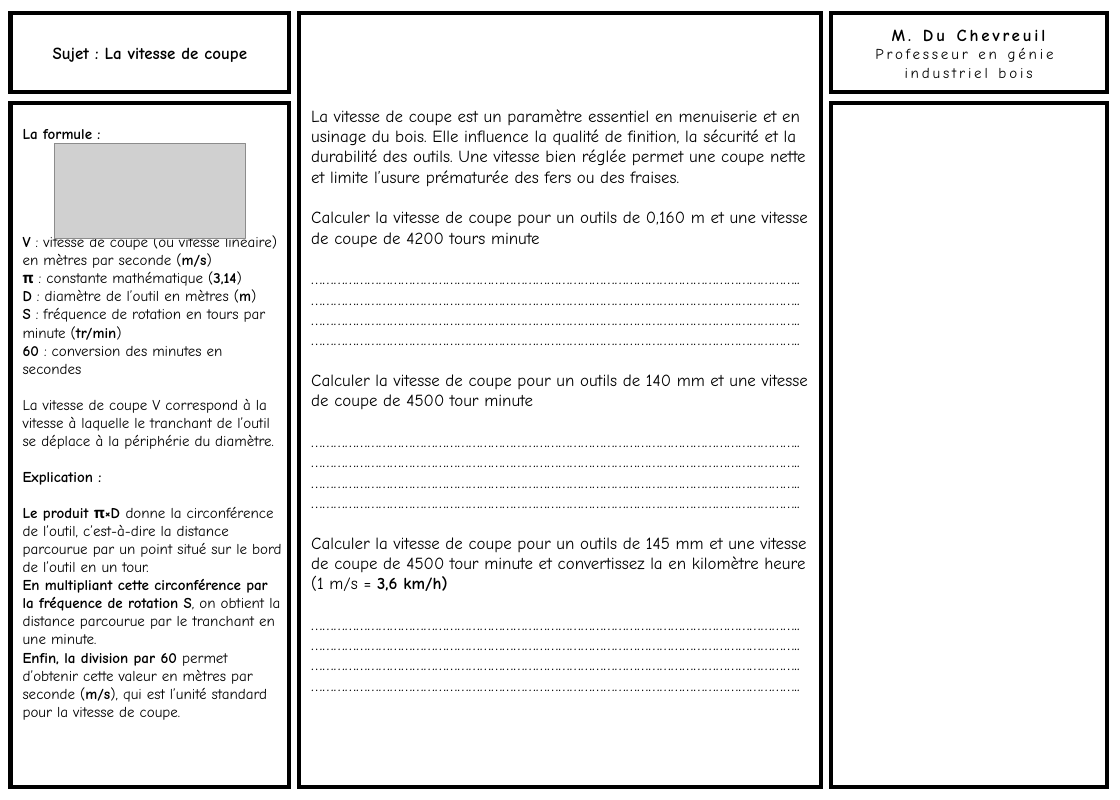
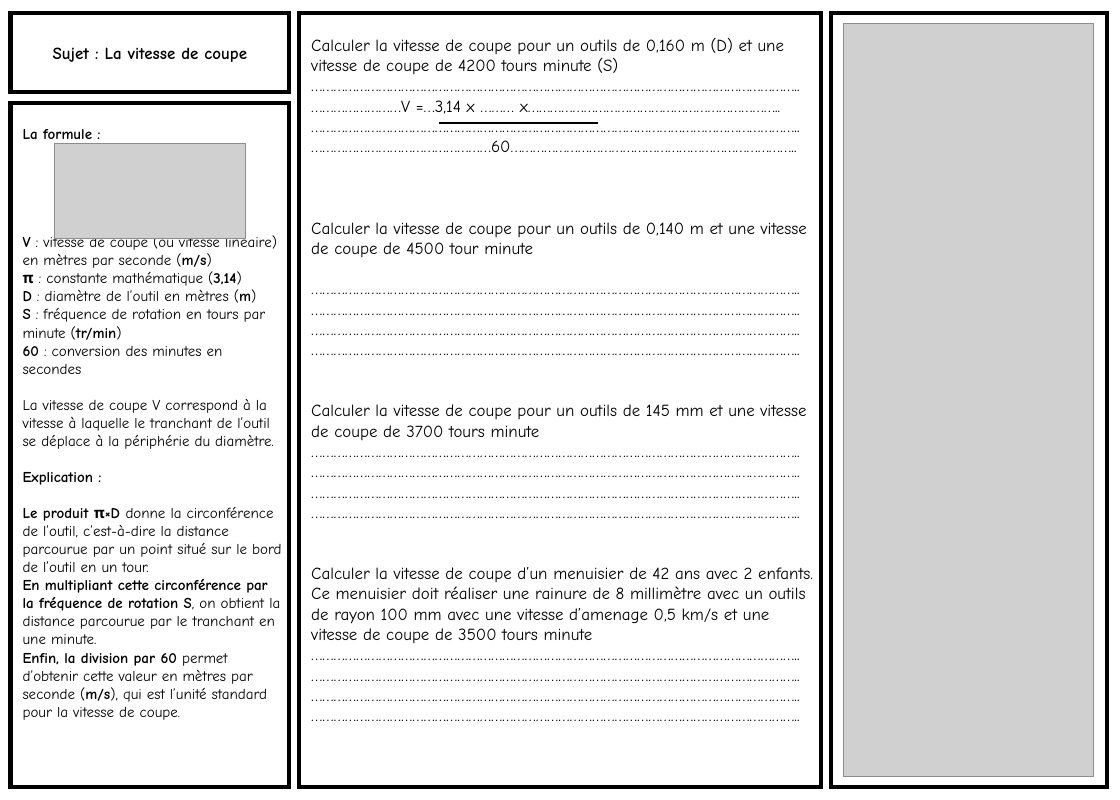
Before and after one commit to kduchevreuil/Cours-Menuiserie, a slide deck: slide 3 of Dossier Co-FR/La boite à épice - interrogation.pptx. Drawn at 1120x800 pixels with LibreOffice and Linux fonts; fonts in the diff are those of the drawing; grey boxes stand for pictures. Boxes give left, top, right and bottom in pixels: in the first picture for what was removed or moved away, otherwise in the second. Text is boxed around its words. In the diff, an @@ line names an element or a change of style, - is before the commit and + after.

```diff
--- a/Dossier Co-FR/La boite à épice - interrogation.pptx
+++ b/Dossier Co-FR/La boite à épice - interrogation.pptx
@@ rectangle: place and size @@
-rectangle at [831, 103, 1106, 787]
+rectangle at [831, 14, 1106, 787]
@@ rectangle removed at [831, 14, 1106, 93] @@
-M. Du Chevreuil
-Professeur en génie
-industriel bois
@@ picture added at [844, 24, 1094, 776] @@
@@ text in rectangle at [311, 38, 807, 257]: text changed @@
-La vitesse de coupe est un paramètre essentiel en menuiserie et en usinage du bois. Elle influence la qualité de finition, la sécurité et la durabilité des outils. Une vitesse bien réglée permet une coupe nette et limite l’usure prématurée des fers ou des fraises.
-Calculer la vitesse de coupe pour un outils de 0,160 m et une vitesse de coupe de 4200 tours minute
+Calculer la vitesse de coupe pour un outils de 0,160 m (D) et une vitesse de coupe de 4200 tours minute (S)
+…………………………………………………………………………………………………………………..
+……………………V =…3,14 x ……… x…………………………………………………………..
+…………………………………………………………………………………………………………………..
+…………………………………………60…………………………………………………………………..
+Calculer la vitesse de coupe pour un outils de 0,140 m et une vitesse de coupe de 4500 tour minute
@@ line added from (439, 123) to (598, 123), #000000 2.25 pt @@
@@ text in rectangle at [311, 404, 806, 440]: text changed @@
-Calculer la vitesse de coupe pour un outils de 140 mm et une vitesse de coupe de 4500 tour minute
+Calculer la vitesse de coupe pour un outils de 145 mm et une vitesse de coupe de 3700 tours minute
@@ text in rectangle at [311, 567, 813, 643]: text changed @@
-Calculer la vitesse de coupe pour un outils de 145 mm et une vitesse de coupe de 4500 tour minute et convertissez la en kilomètre heure (1 m/s = 3,6 km/h)
+Calculer la vitesse de coupe d’un menuisier de 42 ans avec 2 enfants. Ce menuisier doit réaliser une rainure de 8 millimètre avec un outils de rayon 100 mm avec une vitesse d’amenage 0,5 km/s et une vitesse de coupe de 3500 tours minute
```
Also in this commit, not shown: 2 other files.
